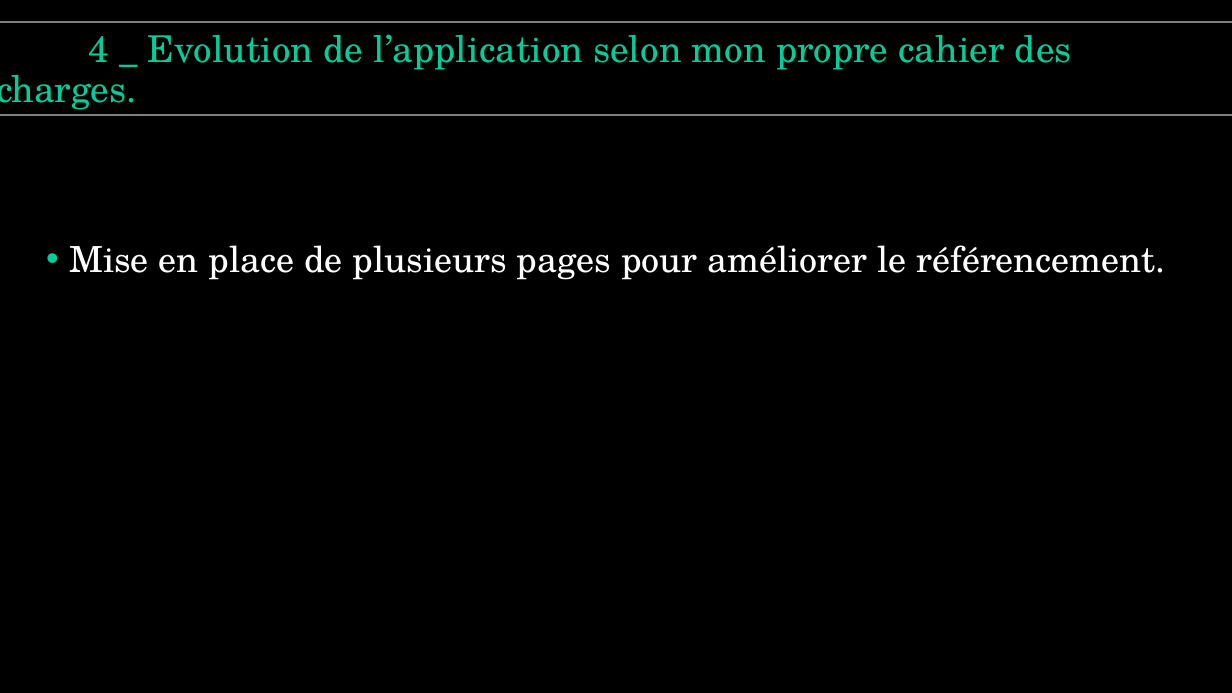
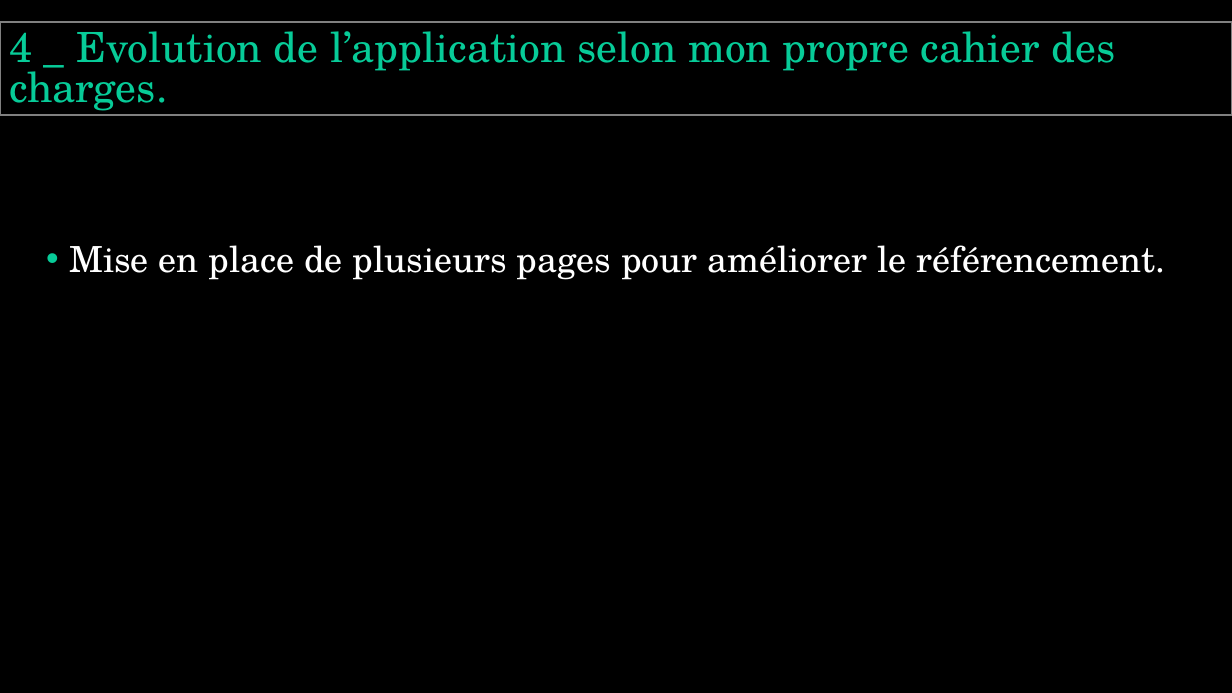
Before and after one commit to JEROME0905/P3_bikemap, a slide deck: slide 9 of P3_bikemaps.pptx (slide 7 before the commit). Drawn at 1232x693 pixels with LibreOffice and Linux fonts; fonts in the diff are those of the drawing. Boxes give left, top, right and bottom in pixels: in the first picture for what was removed or moved away, otherwise in the second. Text is boxed around its words. In the diff, an @@ line names an element or a change of style, - is before the commit and + after.

```diff
--- a/P3_bikemaps.pptx
+++ b/P3_bikemaps.pptx
@@ rectangle "4 _ Evolution de l’application ..." at box(0, 22, 1232, 116): size 28.8 to 32.4 pt; line spacing 0.9 to 0.8; title to rectangle @@
```
Also in this commit, not shown: 3 other slides changed, 2 slides added.
